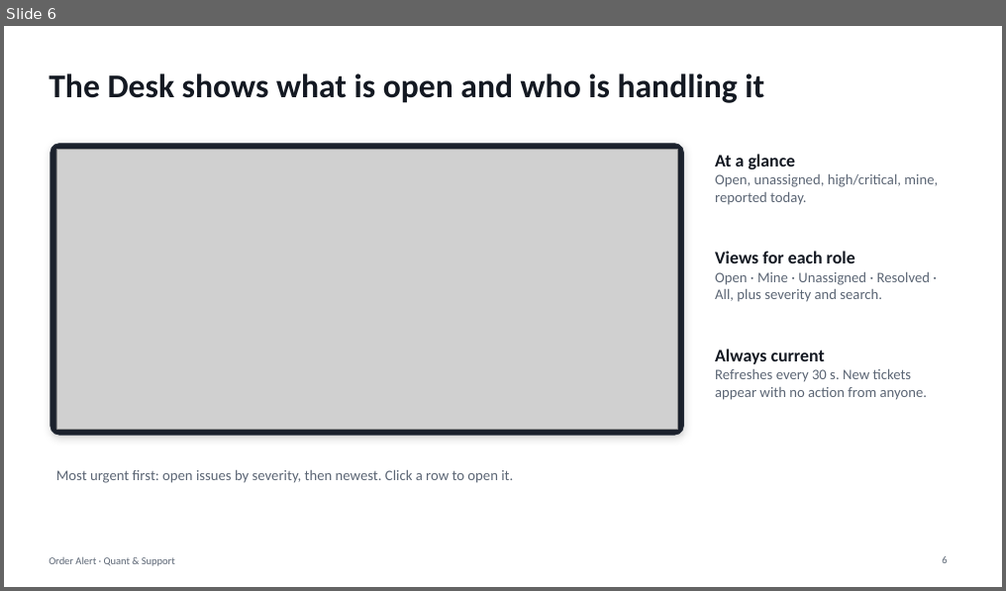
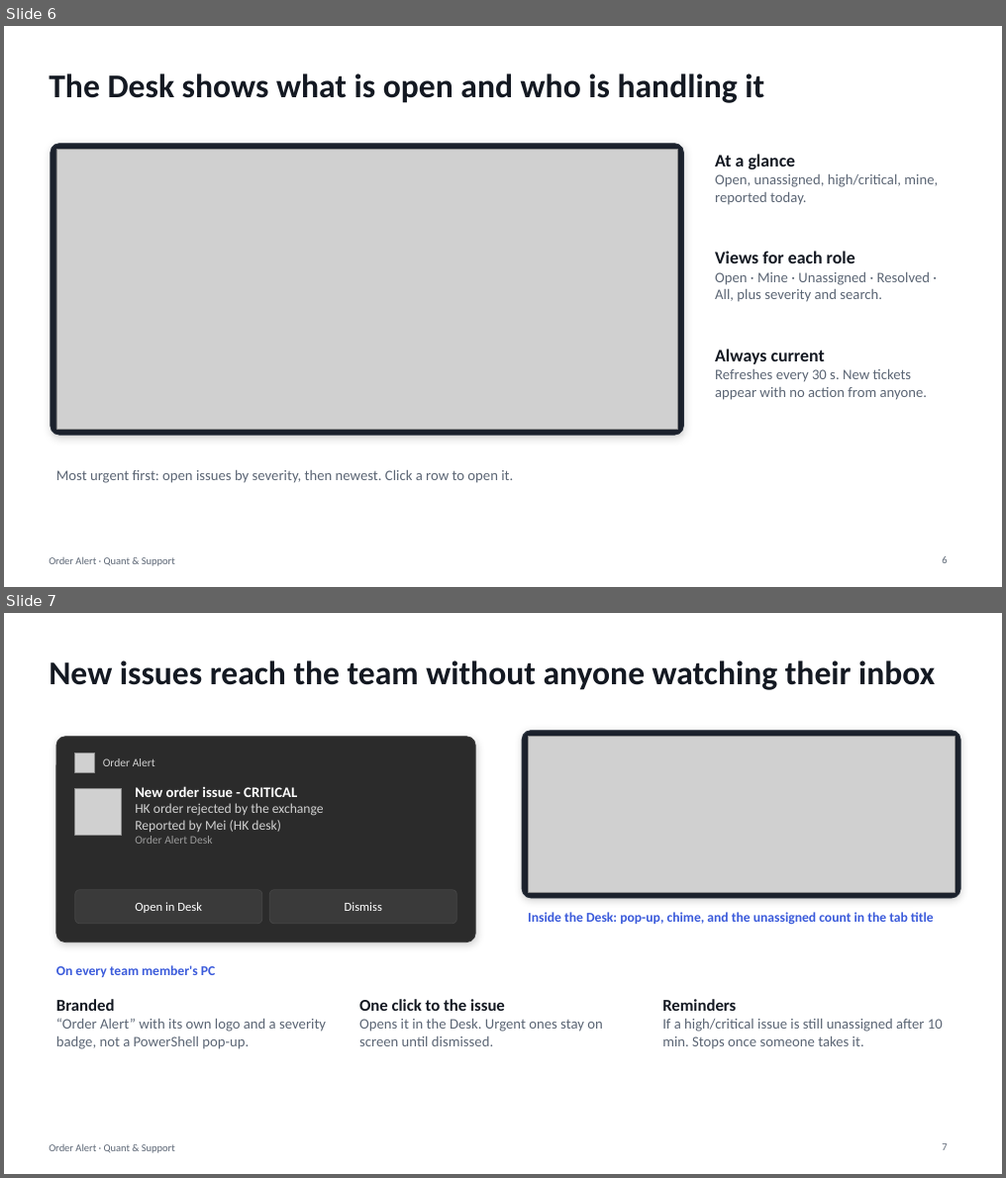
Before and after one commit to kas77000/Grievances, a slide deck: docs/Order-Alert.pptx. Shown one above the other, each under a label of ours: slide 6 before the commit, slides 6 and 7 after it. The pictures are 1006x591 and 1006x1178 pixels, drawn with LibreOffice and Linux fonts; fonts in the diff are those of the drawing; grey boxes stand for pictures. Boxes give left, top, right and bottom in pixels: in the first picture for what was removed or moved away, otherwise in the second. Text is boxed around its words. In the diff, an @@ line names an element or a change of style, - is before the commit and + after.

```diff
--- a/docs/Order-Alert.pptx
+++ b/docs/Order-Alert.pptx
@@ slide 7 added at [4,613,1002,1174], background #FFFFFF; not listed: 1 template element that a slide beside it also shows @@
@@ title added at [49,661,935,690], 32 pt, text #141922, bold @@
+New issues reach the team without anyone watching their inbox
@@ rounded rectangle added at [522,731,960,898], fill #1B212C, outline #28303C 0.75 pt @@
@@ rounded rectangle added at [56,737,475,943], fill #2B2B2B, outline #3A3A3A 0.75 pt @@
@@ picture added at [75,753,94,772] @@
@@ text added at [103,759,155,766], 11 pt, text #D0D0D0 @@
+Order Alert
@@ picture added at [528,737,954,892] @@
@@ picture added at [75,789,122,836] @@
@@ text added at [135,786,324,844], 13 pt, text #D0D0D0 @@
+New order issue - CRITICAL
+HK order rejected by the exchange
+Reported by Mei (HK desk)
+Order Alert Desk
@@ rounded rectangle added at [75,890,262,924], fill #3A3A3A, outline #454545 0.75 pt @@
@@ text added at [135,902,202,913], 12 pt, text #FFFFFF @@
+Open in Desk
@@ rounded rectangle added at [269,890,456,924], fill #3A3A3A, outline #454545 0.75 pt @@
@@ text added at [345,902,382,911], 12 pt, text #FFFFFF @@
+Dismiss
@@ text added at [528,912,934,925], 13 pt, text #3B5BDB, bold @@
+Inside the Desk: pop-up, chime, and the unassigned count in the tab title
@@ text added at [56,965,215,977], 13 pt, text #3B5BDB, bold @@
+On every team member's PC
@@ text added at [56,999,326,1050], 14 pt, text #5C6675 @@
+Branded
+“Order Alert” with its own logo and a severity badge, not a PowerShell pop-up.
@@ text added at [359,999,602,1047], 14 pt, text #5C6675 @@
+One click to the issue
+Opens it in the Desk. Urgent ones stay on screen until dismissed.
@@ text added at [662,999,943,1050], 14 pt, text #5C6675 @@
+Reminders
+If a high/critical issue is still unassigned after 10 min. Stops once someone takes it.
@@ page number added at [942,1144,946,1151], 10 pt, text #5C6675 @@
+7
```
Also in this commit, not shown: 3 slides changed, 21 other files.
